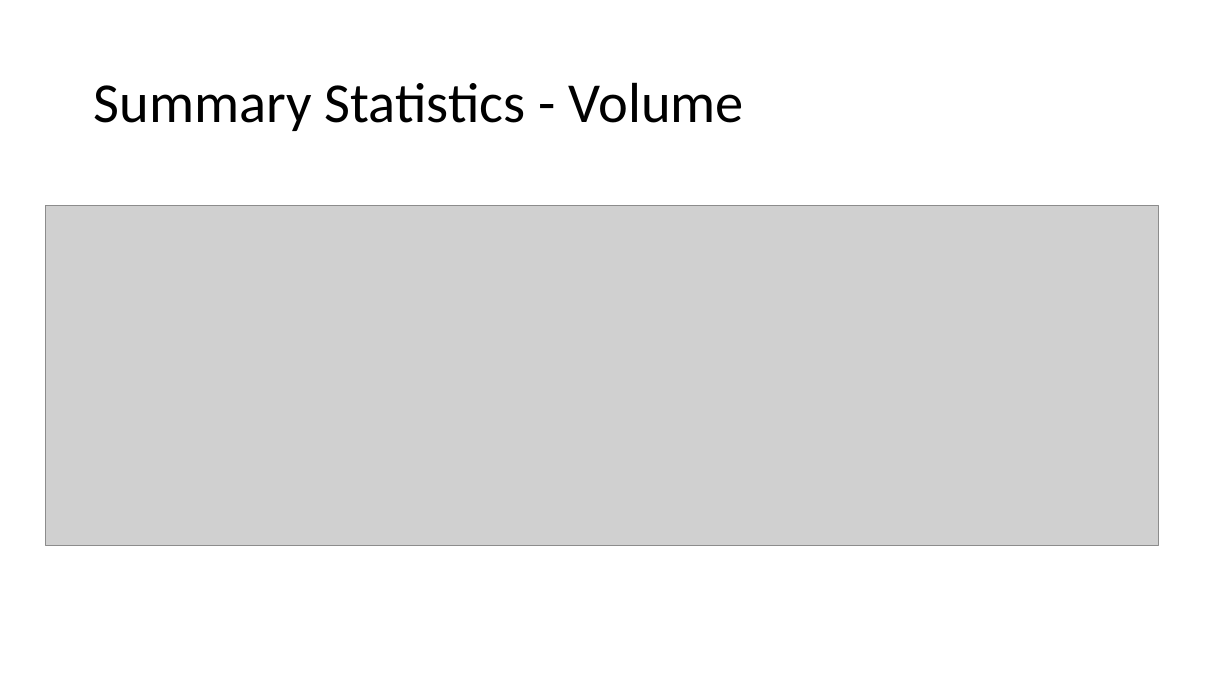
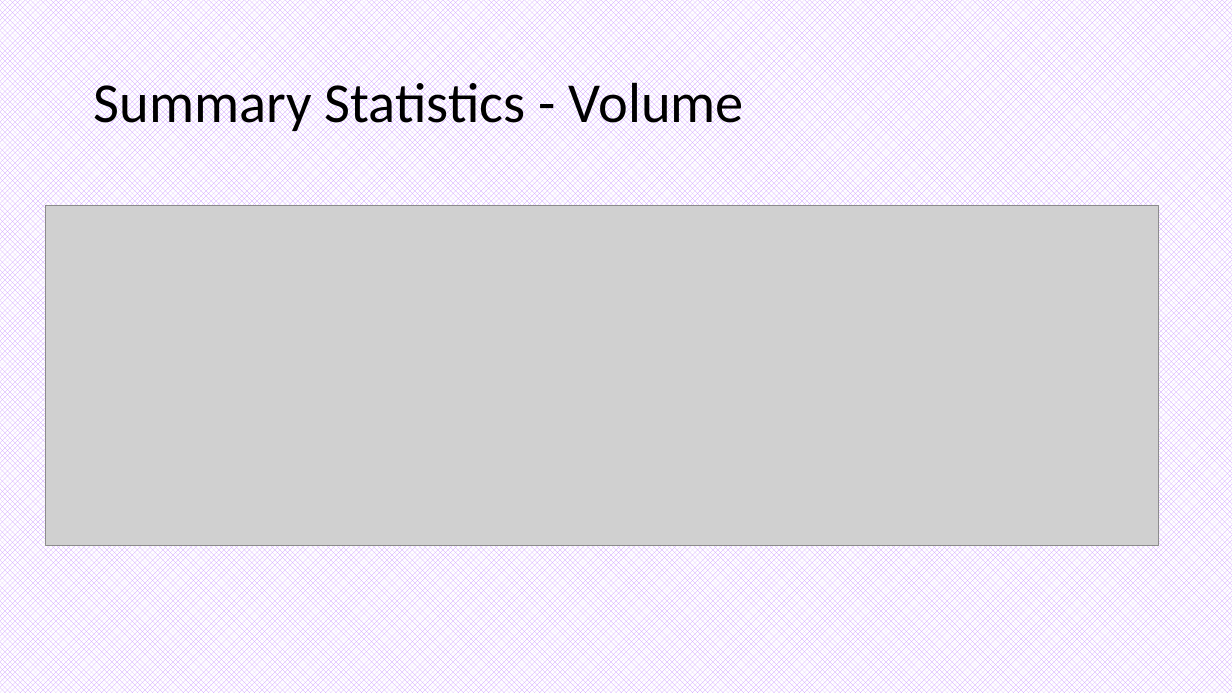
Before and after one commit to sarahheavner/Project1, a slide deck: slide 4 of Cryptocurrency_Presentation.pptx. Drawn at 1232x693 pixels with LibreOffice and Linux fonts; fonts in the diff are those of the drawing; grey boxes stand for pictures. Boxes give left, top, right and bottom in pixels: in the first picture for what was removed or moved away, otherwise in the second. Text is boxed around its words. In the diff, an @@ line names an element or a change of style, - is before the commit and + after.

```diff
--- a/Cryptocurrency_Presentation.pptx
+++ b/Cryptocurrency_Presentation.pptx
@@ background #FFFFFF to pattern #CC99FF on #FFFFFF @@
```
Also in this commit, not shown: 7 other slides changed, 1 slide added, 1 other file.
